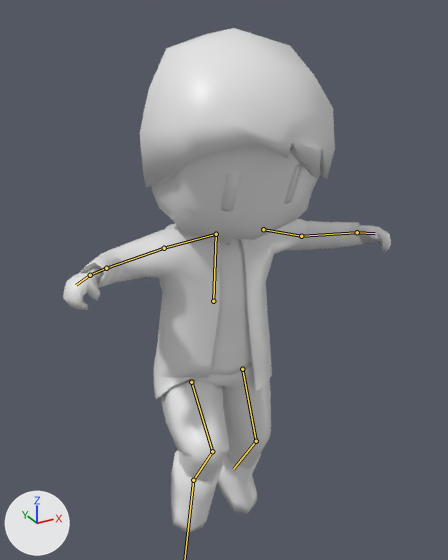
One commit to the FBX model Assets/Models/Player/PlayerModel.fbx: the scene before it, then after it.
One viewpoint serves both versions: a camera (50 mm lens) standing at (-0.949, -1.802, 1.946) and looking at (0.043, 0.003, 1.043). Every picture has the same lights, and +X, +Y and +Z are marked at lower left. Both versions are drawn at frame 17 of the action 'Skeleton|Jump'; the numbers are the values there. The bones that change are drawn over the model as lines.

In view in the first picture: 'Eyes', 'Mesh'.
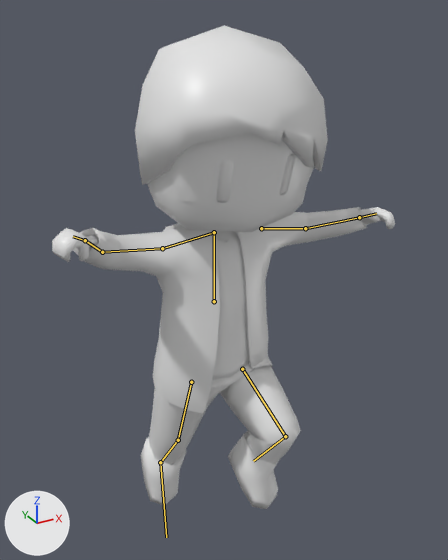
Boxes (x1, y1, x2, y2) around the edits, measured in the pictures (448 x 560 px):
'Mesh', posed: before (63, 28, 391, 534); after (52, 25, 395, 509)
'Eyes', posed: before (221, 164, 303, 211); after (216, 154, 296, 203)
bone 'UpperTorso', root to tip: before (213, 301) to (216, 234); after (214, 301) to (214, 232)
bone 'Bicep.L', root to tip: before (263, 229) to (301, 236); after (261, 228) to (305, 228)
bone 'Forearm.L', root to tip: before (301, 236) to (357, 232); after (305, 228) to (359, 217)
bone 'Palm.L', root to tip: before (357, 232) to (375, 233); after (359, 217) to (376, 213)
bone 'Shoulder.R', root to tip: before (216, 234) to (164, 248); after (214, 232) to (162, 248)
bone 'Bicep.R', root to tip: before (164, 248) to (106, 268); after (162, 248) to (102, 252)
bone 'Forearm.R', root to tip: before (106, 268) to (90, 275); after (102, 252) to (85, 240)
bone 'Palm.R', root to tip: before (90, 275) to (76, 285); after (85, 240) to (73, 236)
bone 'UpperLeg.L', root to tip: before (242, 369) to (256, 441); after (242, 369) to (285, 436)
bone 'LowerLeg.L', root to tip: before (256, 441) to (233, 469); after (285, 436) to (253, 461)
bone 'UpperLeg.R', root to tip: before (191, 382) to (212, 451); after (191, 382) to (178, 440)
bone 'LowerLeg.R', root to tip: before (212, 451) to (193, 480); after (178, 440) to (160, 462)

The change, as a diff of the scene's bpy script:
```diff
--- a/Assets/Models/Player/PlayerModel.fbx.py
+++ b/Assets/Models/Player/PlayerModel.fbx.py
@@ bone_uppertorso @@
 bone_uppertorso = bpy.data.objects['Skeleton'].pose.bones['UpperTorso']  # child of 'LowerTorso'
-bone_uppertorso.rotation_quaternion = (1.0, 0.003, 0.0, 0.0)  # degrees (0, 0, 0)
+bone_uppertorso.rotation_quaternion = (0.999, -0.034, -0.001, 0.002)  # degrees (-4, 0, 0)
@@ bone_bicep_l @@
 bone_bicep_l = bpy.data.objects['Skeleton'].pose.bones['Bicep.L']  # child of 'Shoulder.L'
-bone_bicep_l.rotation_quaternion = (0.924, -0.09, -0.371, -0.023)  # degrees (-12, -44, 2)
+bone_bicep_l.rotation_quaternion = (0.925, -0.015, -0.378, 0.034)  # degrees (-4, -44, 6)
@@ bone_forearm_l @@
 bone_forearm_l = bpy.data.objects['Skeleton'].pose.bones['Forearm.L']  # child of 'Bicep.L'
-bone_forearm_l.rotation_quaternion = (0.888, 0.436, 0.0, -0.146)  # degrees (51, 7, -15)
+bone_forearm_l.rotation_quaternion = (0.91, 0.394, 0.0, -0.132)  # degrees (46, 6, -14)
@@ bone_palm_l @@
 bone_palm_l = bpy.data.objects['Skeleton'].pose.bones['Palm.L']  # child of 'Forearm.L'
-bone_palm_l.rotation_quaternion = (0.998, -0.068, -0.004, -0.02)  # degrees (-8, -1, -2)
+bone_palm_l.rotation_quaternion = (0.996, -0.028, 0.083, 0.02)  # degrees (-3, 10, 2)
@@ bone_shoulder_r @@
 bone_shoulder_r = bpy.data.objects['Skeleton'].pose.bones['Shoulder.R']  # child of 'UpperTorso'
-bone_shoulder_r.rotation_quaternion = (0.993, 0.096, -0.015, 0.067)  # degrees (11, -2, 8)
+bone_shoulder_r.rotation_quaternion = (0.995, 0.076, -0.014, 0.066)  # degrees (9, -2, 7)
@@ bone_bicep_r @@
 bone_bicep_r = bpy.data.objects['Skeleton'].pose.bones['Bicep.R']  # child of 'Shoulder.R'
-bone_bicep_r.rotation_quaternion = (0.906, -0.179, 0.382, -0.017)  # degrees (-28, 43, -13)
+bone_bicep_r.rotation_quaternion = (0.898, -0.046, 0.393, -0.192)  # degrees (-19, 44, -32)
@@ bone_forearm_r @@
 bone_forearm_r = bpy.data.objects['Skeleton'].pose.bones['Forearm.R']  # child of 'Bicep.R'
-bone_forearm_r.rotation_quaternion = (0.844, 0.508, 0.0, 0.171)  # degrees (61, -10, 17)
+bone_forearm_r.rotation_quaternion = (0.9, 0.412, 0.0, 0.138)  # degrees (48, -7, 15)
@@ bone_palm_r @@
 bone_palm_r = bpy.data.objects['Skeleton'].pose.bones['Palm.R']  # child of 'Forearm.R'
-bone_palm_r.rotation_quaternion = (0.932, -0.286, -0.216, 0.059)  # degrees (-37, -22, 15)
+bone_palm_r.rotation_quaternion = (0.908, -0.158, -0.386, -0.019)  # degrees (-23, -45, 7)
@@ bone_upperleg_l @@
 bone_upperleg_l = bpy.data.objects['Skeleton'].pose.bones['UpperLeg.L']  # child of 'Master'
-bone_upperleg_l.rotation_quaternion = (0.996, 0.015, 0.027, -0.088)  # degrees (1, 3, -10)
+bone_upperleg_l.rotation_quaternion = (0.885, 0.066, 0.015, -0.461)  # degrees (6, 5, -55)
@@ bone_lowerleg_l @@
 bone_lowerleg_l = bpy.data.objects['Skeleton'].pose.bones['LowerLeg.L']  # child of 'UpperLeg.L'
-bone_lowerleg_l.rotation_quaternion = (0.958, -0.048, 0.0, 0.283)  # degrees (-5, 2, 33)
+bone_lowerleg_l.rotation_quaternion = (0.742, -0.111, 0.0, 0.662)  # degrees (-10, 8, 83)
@@ bone_upperleg_r @@
 bone_upperleg_r = bpy.data.objects['Skeleton'].pose.bones['UpperLeg.R']  # child of 'Master'
-bone_upperleg_r.rotation_quaternion = (0.835, 0.093, -0.008, 0.543)  # degrees (9, -7, 66)
+bone_upperleg_r.rotation_quaternion = (0.989, 0.024, 0.009, -0.143)  # degrees (3, 1, -16)
@@ bone_lowerleg_r @@
 bone_lowerleg_r = bpy.data.objects['Skeleton'].pose.bones['LowerLeg.R']  # child of 'UpperLeg.R'
-bone_lowerleg_r.rotation_quaternion = (0.697, -0.119, 0.0, -0.707)  # degrees (-10, -10, -90)
+bone_lowerleg_r.rotation_quaternion = (0.995, -0.017, 0.0, -0.103)  # degrees (-2, 0, -12)
@@ bone_foot_r @@
 bone_foot_r = bpy.data.objects['Skeleton'].pose.bones['Foot.R']  # child of 'LowerLeg.R'
-bone_foot_r.rotation_quaternion = (0.968, 0.204, -0.029, -0.142)  # degrees (24, 0, -17)
+bone_foot_r.rotation_quaternion = (0.973, 0.028, -0.003, -0.227)  # degrees (3, 0, -26)
```
